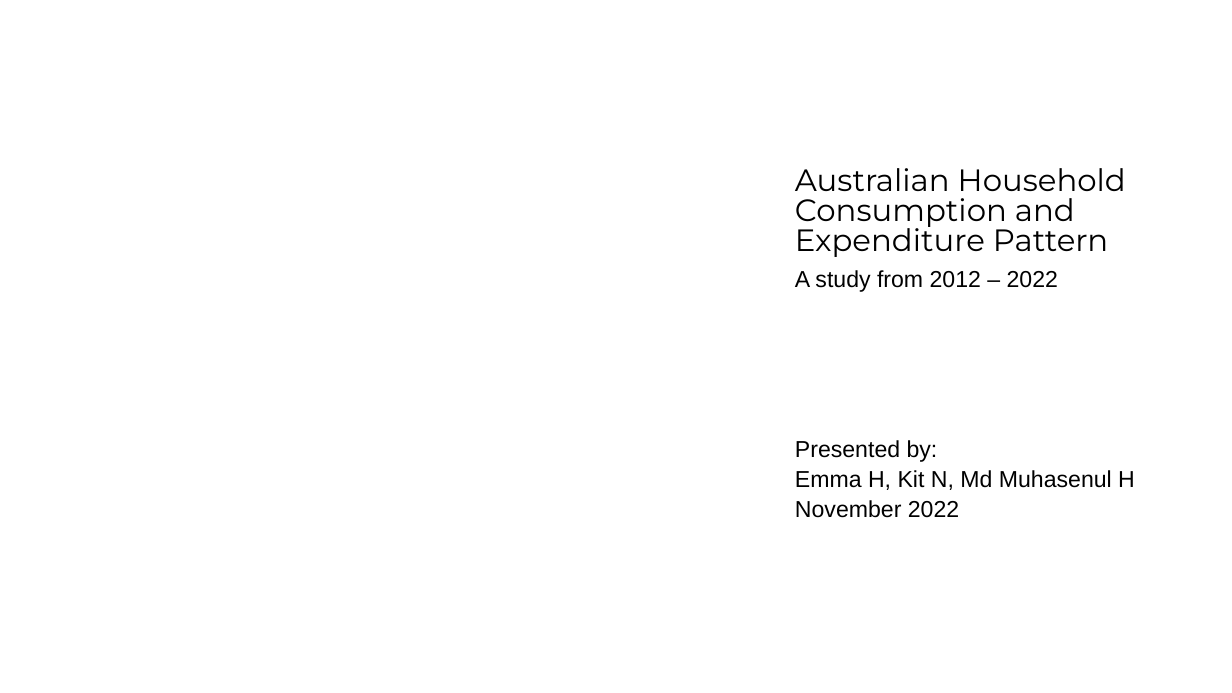
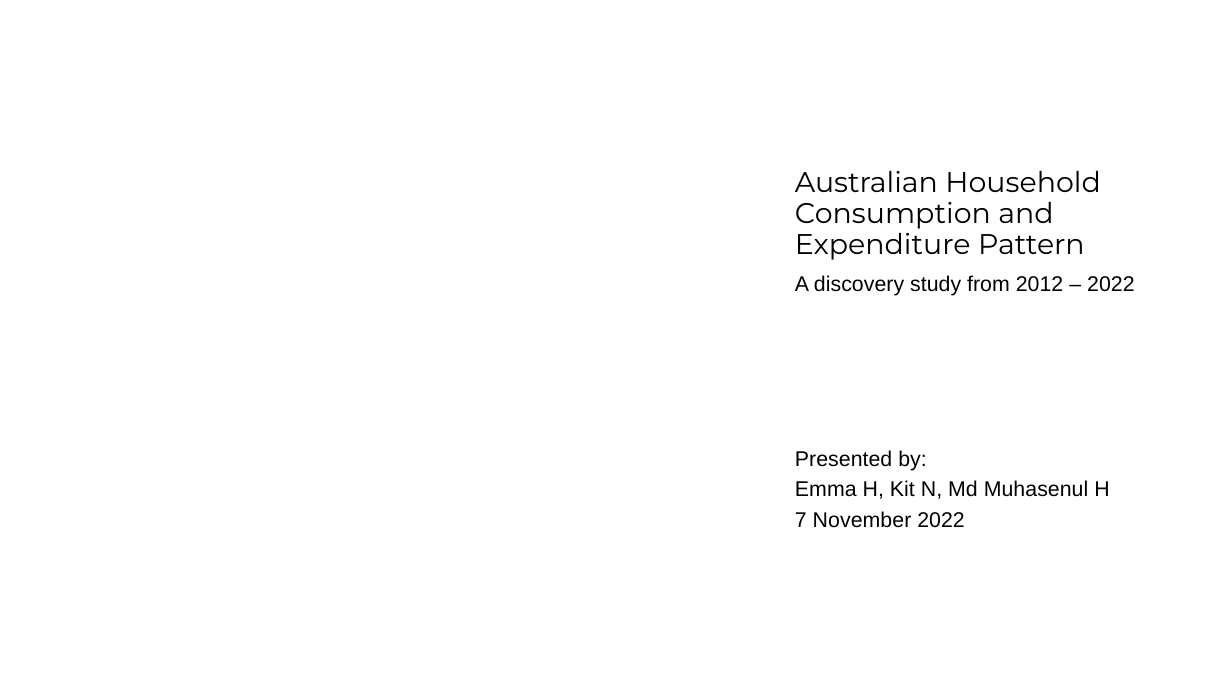
Before and after one commit to twigikit/FTBC_project_1, a slide deck: slide 1 of Aus Household Consumption and Expenditure Pattern.pptx. Drawn at 1232x693 pixels with LibreOffice and Linux fonts; fonts in the diff are those of the drawing; background and template pictures are left out. Boxes give left, top, right and bottom in pixels: in the first picture for what was removed or moved away, otherwise in the second. Text is boxed around its words. In the diff, an @@ line names an element or a change of style, - is before the commit and + after.

```diff
--- a/Aus Household Consumption and Expenditure Pattern.pptx
+++ b/Aus Household Consumption and Expenditure Pattern.pptx
@@ text at (x1=795, y1=171, x2=1109, y2=499): size 24 to 22.2 pt in "Australian Household Consumption and Expenditure Pattern"; size 18 to 16.6 pt in "Presented by:", "Emma H, Kit N, Md Muhasenul H"; line spacing 0.8 to 0.9 @@
@@ text at (x1=795, y1=275, x2=1135, y2=296): text changed; size 18 to 16.6 pt @@
-A study from 2012 – 2022
+A discovery study from 2012 – 2022
@@ text at (x1=795, y1=511, x2=965, y2=528): text changed; size 18 to 16.6 pt @@
-November 2022
+7 November 2022
```
Also in this commit, not shown: 2 other slides changed.
